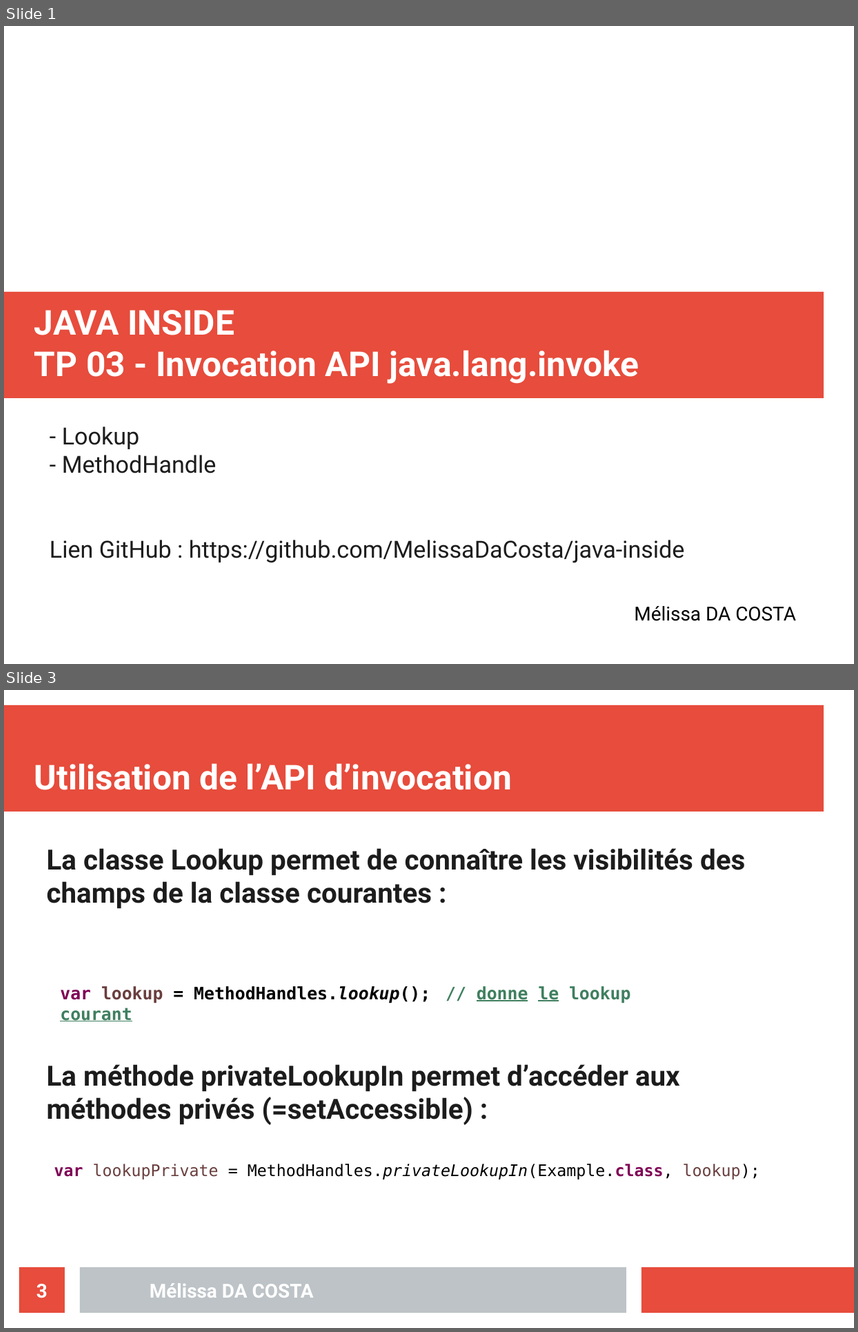
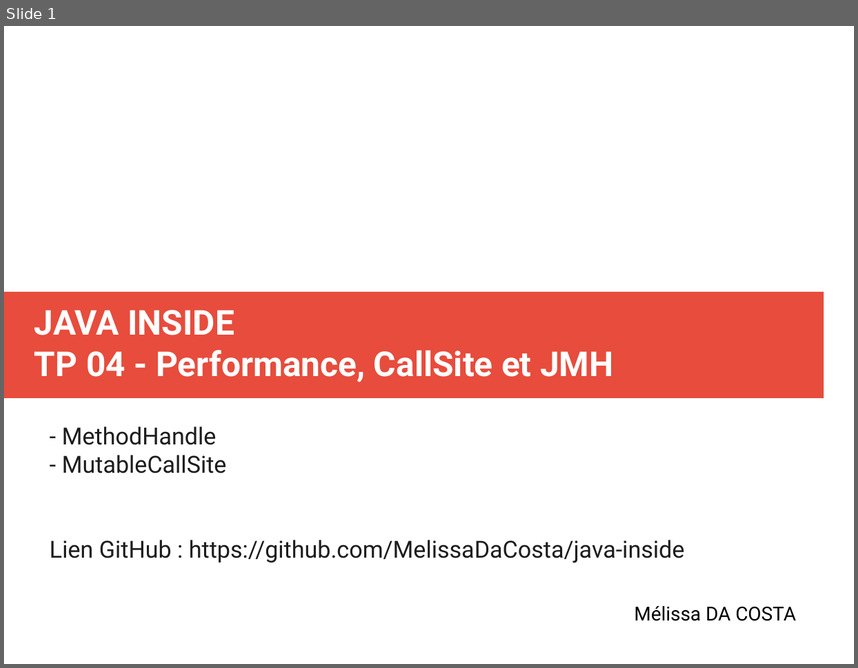
Before and after one commit to MelissaDaCosta/java-inside, a slide deck: lab4/Mélissa_DA_COSTA_slides_TP04.odp. Shown one above the other, each under a label of ours: slides 1 and 3 before the commit, slide 1 after it; the slides between them are not shown. The pictures are 858x1332 and 858x668 pixels, drawn with LibreOffice and Linux fonts; fonts in the diff are those of the drawing. Boxes give left, top, right and bottom in pixels: in the first picture for what was removed or moved away, otherwise in the second. Text is boxed around its words. In the diff, an @@ line names an element or a change of style, - is before the commit and + after.

```diff
--- a/lab4/Mélissa_DA_COSTA_slides_TP04.odp
+++ b/lab4/Mélissa_DA_COSTA_slides_TP04.odp
@@ slide 3 removed at box(4, 690, 854, 1328), background #FFFFFF @@
@@ rectangle removed at box(4, 705, 824, 812) @@
@@ title removed at box(34, 763, 512, 790) @@
-Utilisation de l’API d’invocation
@@ text removed at box(47, 848, 745, 1125) @@
-La classe Lookup permet de connaître les visibilités des champs de la classe courantes :
-La méthode privateLookupIn permet d’accéder aux méthodes privés (=setAccessible) :
@@ text removed at box(60, 986, 631, 1021) @@
-var lookup = MethodHandles.lookup(); // donne le lookup courant
@@ text removed at box(54, 1163, 760, 1179) @@
-var lookupPrivate = MethodHandles.privateLookupIn(Example.class, lookup);
@@ page number removed at box(19, 1267, 65, 1312) @@
-3
@@ rectangle removed at box(80, 1267, 626, 1312) @@
@@ rectangle removed at box(642, 1267, 854, 1312) @@
@@ text removed at box(150, 1283, 314, 1297) @@
-Mélissa DA COSTA
@@ slide 1 changed as well @@
@@ title at box(34, 310, 613, 382): text changed @@
-JAVA INSIDE
-TP 03 - Invocation API java.lang.invoke
+JAVA INSIDE
+TP 04 - Performance, CallSite et JMH
@@ subtitle at box(62, 426, 139, 449): paragraph removed @@
-- Lookup
@@ subtitle at box(62, 454, 227, 473): paragraph added @@
+- MutableCallSite
```
Also in this commit, not shown: 6 slides added, 6 other slides removed, 1 other file.
